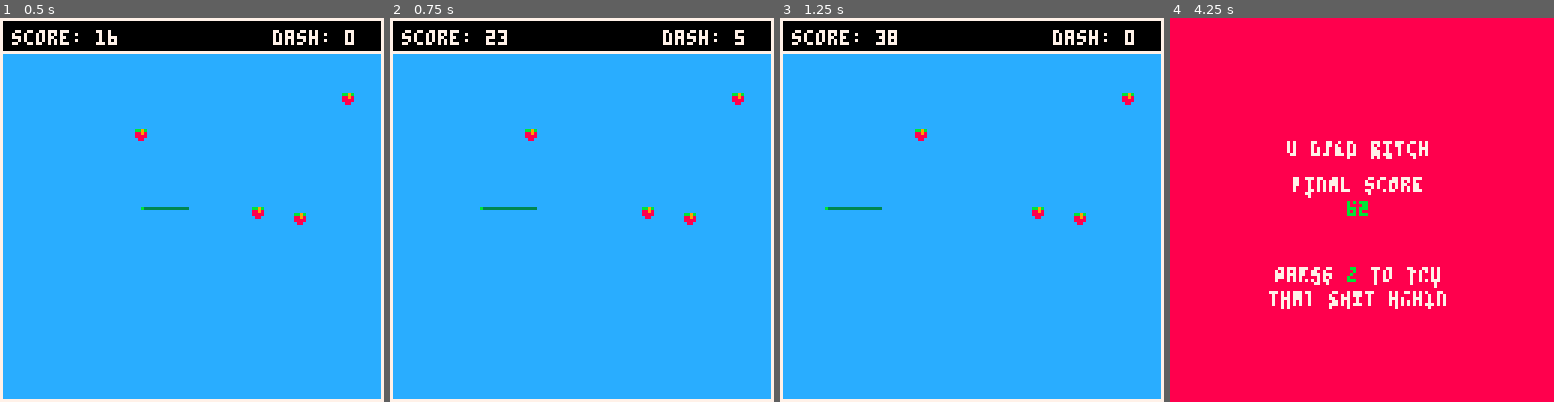
Above: before the commit, frames 1-4 (left to right).
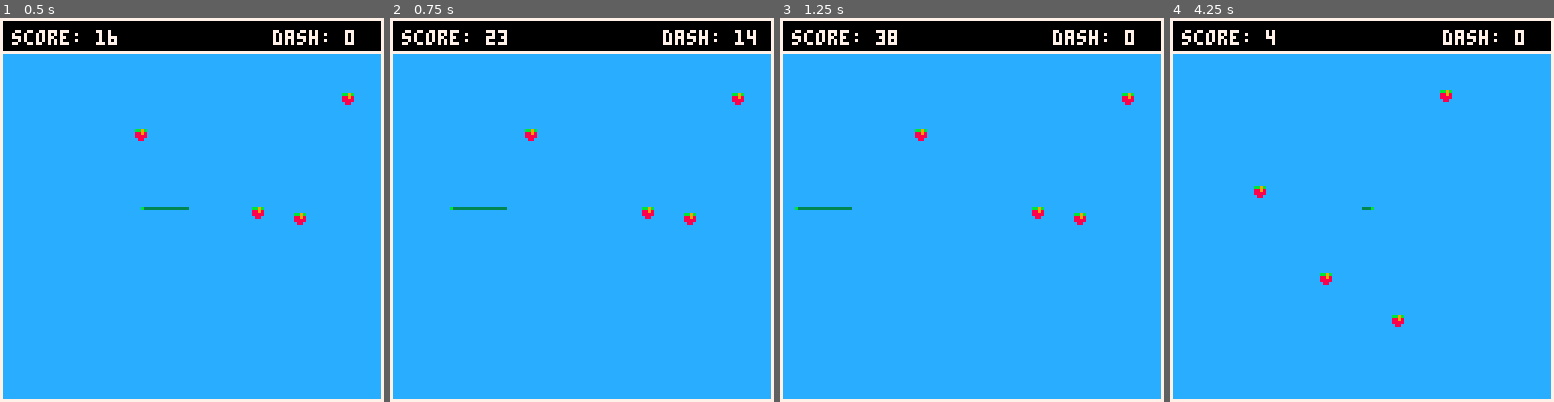
Above: after the commit, the same moments.

Repository: tmelot2/pico-8
Game: PICO-8 cartridge snake.p8
The game is run twice, just before and just after one commit, with the same random seed, the same clock (stepped at 60 frames per second) and the same inputs.
Inputs:
- Up to frame 1 (0.5 s): tap X (X key) at 0.33 s
- Up to frame 2 (0.75 s): tap O (Z key) at 0.7 s
- Up to frame 3 (1.25 s): tap X (X key) at 1.07 s
- Up to frame 4 (4.25 s): hold Right 1.6-2.1 s; tap O (Z key) every 0.4 s from 1.7 to 4.1 s; tap X (X key) at 1.85, 2.97, 4.08 s; hold Up 2.15-2.42 s; hold Right 2.47-3.03 s; hold Left 3.08-3.58 s; hold Down 3.63-3.97 s; hold Right from 4.02 s (still down)

Frame 1 is identical in both runs. In frame 2, 0.2% of the frame differs, in the area x 15-96%, y 3-50%; in frame 3, 0.1%; in frame 4, 100%, in the area x 0-100%, y 0-100%.

Commit message:
Added dash food pickup, game over polish, global var cleanup

Diff:
--- a/snake.p8
+++ b/snake.p8
@@ -4,11 +4,14 @@
 -- snake
 -- mistercrow2
 
--- global vars
+-- debug
 skiptitle=1
-scene=0
+-- screen
 screenwidth = 127
 screenheight = 127
+-- game state
+scene=0
+-- player
 player = {}
 player.x = screenwidth/2
 player.y = screenheight/2
@@ -24,10 +27,14 @@
 player.dir = 1
 player.dashcooldown = 0
 
+-- items
 food={}
 
+-- game logic
 timer = 0
 score=0
+dashamount=20
+dashcooldown=15
 
 function _init()
   if (skiptitle==1) then scene = 1 end
@@ -150,17 +157,12 @@
  end
 
  -- food
- -- iscolliding(obj1, obj2)
  local playerobj={x=player.x,y=player.y,w=1,h=1}
  for f in all(food) do
   local foodobj={x=f.x,y=f.y,w=4,h=4}
   -- got food!
   if iscolliding(playerobj,foodobj) then
-    sfx(2)
-    del(food,f)
-    score+=100
-    player.l += 20
-    spawnfood(1)
+    collectfood(food,f)
   end
  end
 
@@ -184,9 +186,9 @@
 
 function gameoverupdate()
  if btn(4) and btn(5) then
-    gameinit()
-  end
-  timer += 1
+  gameinit()
+ end
+ timer += 1
 end
 
 -- draw functions
@@ -219,15 +221,32 @@
 end
 
 function gameoverdraw()
+ local pad=20
  if timer > 70 then
   for x=1,1950 do
    local xx = flr(rnd(screenwidth))
-   local yy = flr(rnd(screenheight))
+   local yy = flr(rnd(screenheight-pad))
    local cc = pget(xx,yy)
    if (cc==7 or flr(rnd(10))<=3) then
+    -- change to drip left / right at first
+    if timer < 120 then
+     if (flr(rnd(100))==5) then xx+=1 elseif(flr(rnd(100))==10) then xx-=1 end
+    -- change to randomly become red after
+    else
+     if (flr(rnd(100)) == 2) then
+      pset(flr(rnd(screenwidth)),flr(rnd(screenheight)),8)
+     end
+    end
     pset(xx,yy+1,cc)
    end
   end
+ end
+
+ rectfill(0,screenheight-pad,screenwidth,screenheight,9)
+ if btn(4) then
+  print('z',20,screenheight-pad+1,5)
+ elseif btn(5) then
+  print('x',60,screenheight-pad+1,5)
  end
 end
 
@@ -244,30 +263,37 @@
 
   -- dash
   if (btnp(4) and player.dashcooldown==0) then
-   local dashamount=10
    -- up
    if (player.dir==1) then
     player.y -= dashamount
     for i=1,dashamount do
-     add(player.h,{x=player.x,y=(dashamount+player.y)-i})
+     local newpos = {x=player.x,y=(dashamount+player.y)-i}
+     add(player.h,newpos)
+     dashfoodcollect(food,newpos)
     end
    -- left
    elseif (player.dir==2) then
     player.x -= dashamount
     for i=1,dashamount do
-     add(player.h,{x=(dashamount+player.x)-i,y=player.y})
+     local newpos = {x=(dashamount+player.x)-i,y=player.y}
+     add(player.h,newpos)
+     dashfoodcollect(food,newpos)
     end
    -- down
    elseif (player.dir==3) then
     player.y += dashamount
     for i=1,dashamount do
-     add(player.h,{x=player.x,y=(player.y-dashamount)+i})
+     local newpos = {x=player.x,y=(player.y-dashamount)+i}
+     add(player.h,newpos)
+     dashfoodcollect(food,newpos)
     end
    -- right
    elseif (player.dir==4) then
     player.x += dashamount
     for i=1,dashamount do
-     add(player.h,{x=(player.x-dashamount)+i,y=player.y})
+     local newpos = {x=(player.x-dashamount)+i,y=player.y}
+     add(player.h,newpos)
+     dashfoodcollect(food,newpos)
     end
    end
 
@@ -276,7 +302,7 @@
    end
 
    sfx(5)
-   player.dashcooldown=6
+   player.dashcooldown=dashcooldown
   end
 end
 
@@ -299,6 +325,23 @@
  end
 end
 
+function collectfood(foodlist, food)
+ sfx(2)
+ del(foodlist,food)
+ score+=100
+ player.l += 20
+ spawnfood(1)
+end
+
+-- collects food if pos collides with any food
+function dashfoodcollect(food,pos)
+ for f in all(food) do
+  if (iscolliding({x=pos.x,y=pos.y,w=1,h=1},{x=f.x,y=f.y,w=4,h=4})) then
+   collectfood(food,f)
+  end
+ end
+end
+
 -- library functions
 --- center align from: pico-8.wikia.com/wiki/centering_text
 function hcenter(s)
Not shown, changed: Snake Ideas.txt
